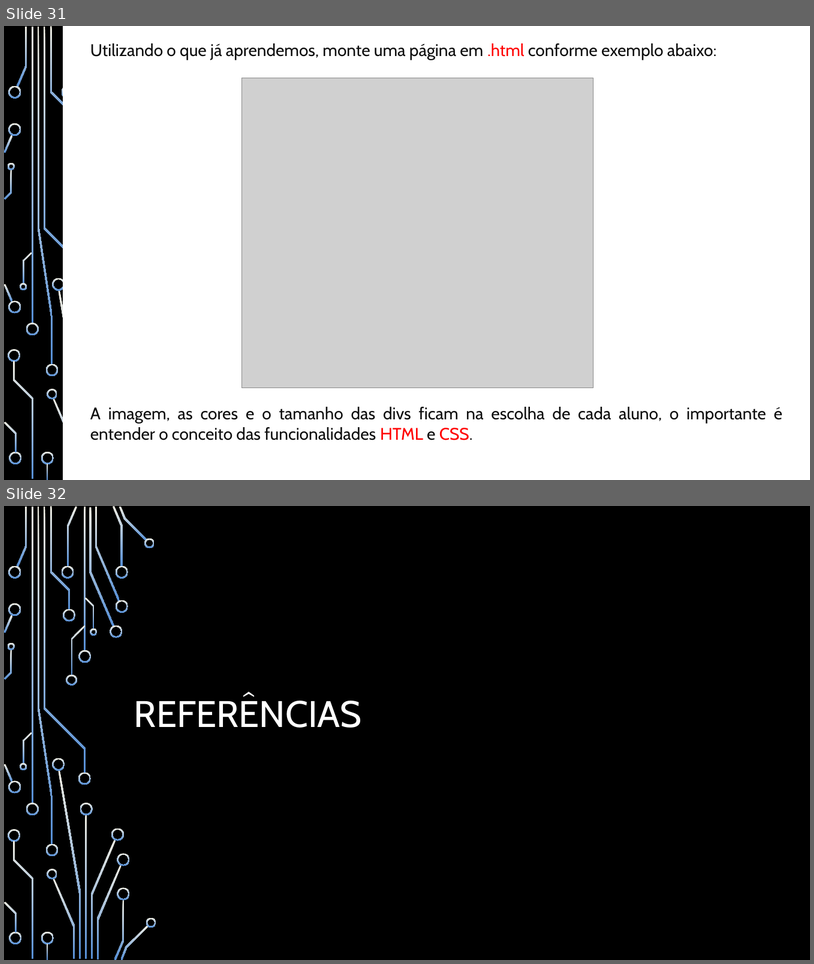
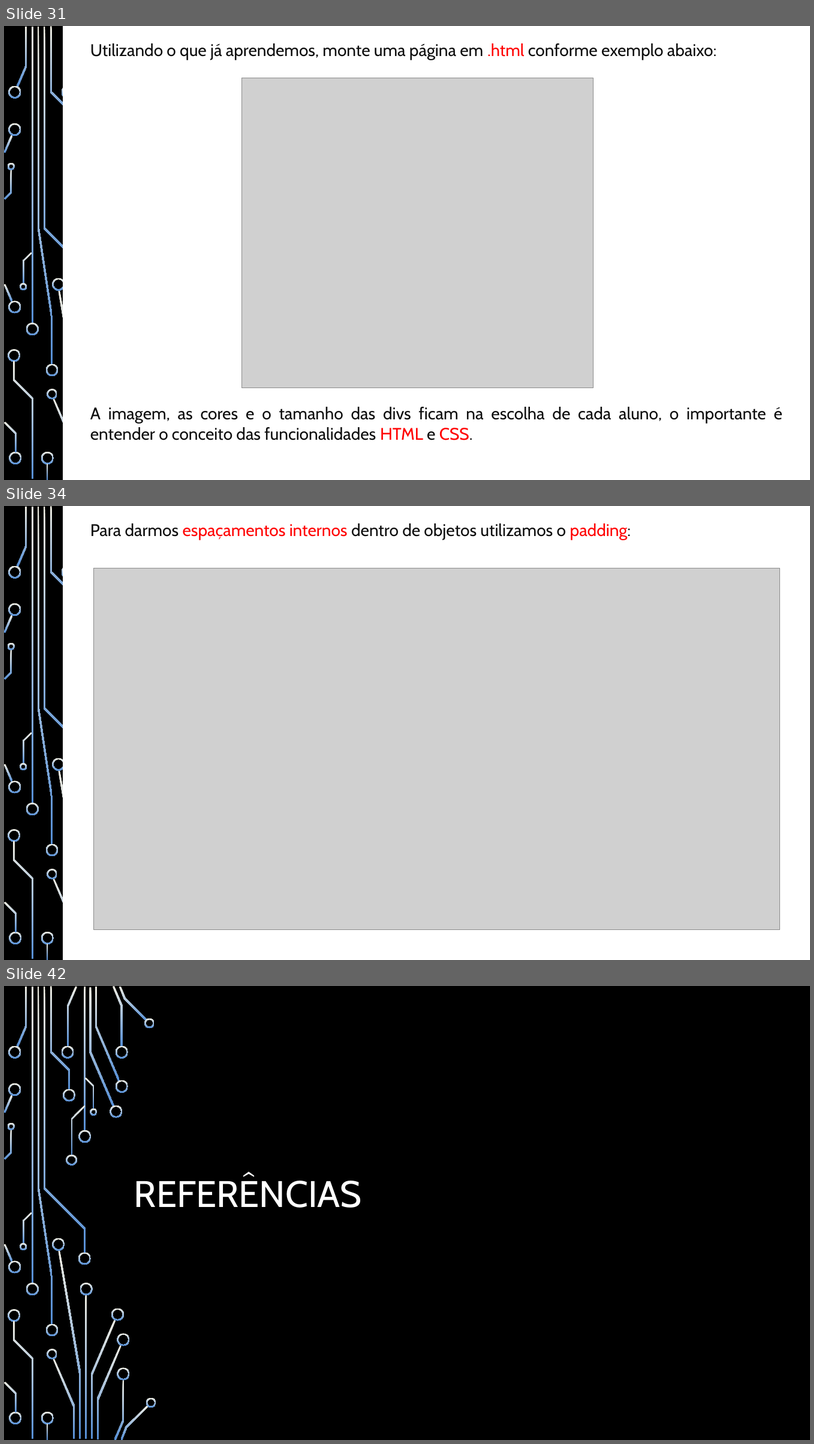
Before and after one commit to heitorsam/aulas_iep, a slide deck: documentos/Apostila - Desenvolvimento Web - IEP.pptx. Shown one above the other, each under a label of ours: slides 31 and 32 before the commit, slides 31, 34 and 42 after it; the slides between them are not shown. The pictures are 814x964 and 814x1444 pixels, drawn with LibreOffice and Linux fonts; fonts in the diff are those of the drawing; grey boxes stand for pictures; background and template pictures are left out. Boxes give left, top, right and bottom in pixels: in the first picture for what was removed or moved away, otherwise in the second. Text is boxed around its words. In the diff, an @@ line names an element or a change of style, - is before the commit and + after.

```diff
--- a/documentos/Apostila - Desenvolvimento Web - IEP.pptx
+++ b/documentos/Apostila - Desenvolvimento Web - IEP.pptx
@@ slide 34 added at box(4, 506, 810, 960), background picture (left out); not listed: 37 template elements that a slide beside it also shows @@
@@ rectangle added at box(63, 506, 810, 960), fill #FFFFFF, outline #FFFFFF 1.25 pt @@
@@ text added at box(90, 523, 632, 540), 20 pt, text #0D0D0D @@
+Para darmos espaçamentos internos dentro de objetos utilizamos o padding:
@@ picture added at box(93, 568, 780, 930) @@
@@ what was slide 32 is now slide 42 @@
```
Also in this commit, not shown: 1 slide changed, 9 other slides added, 4 other files.
